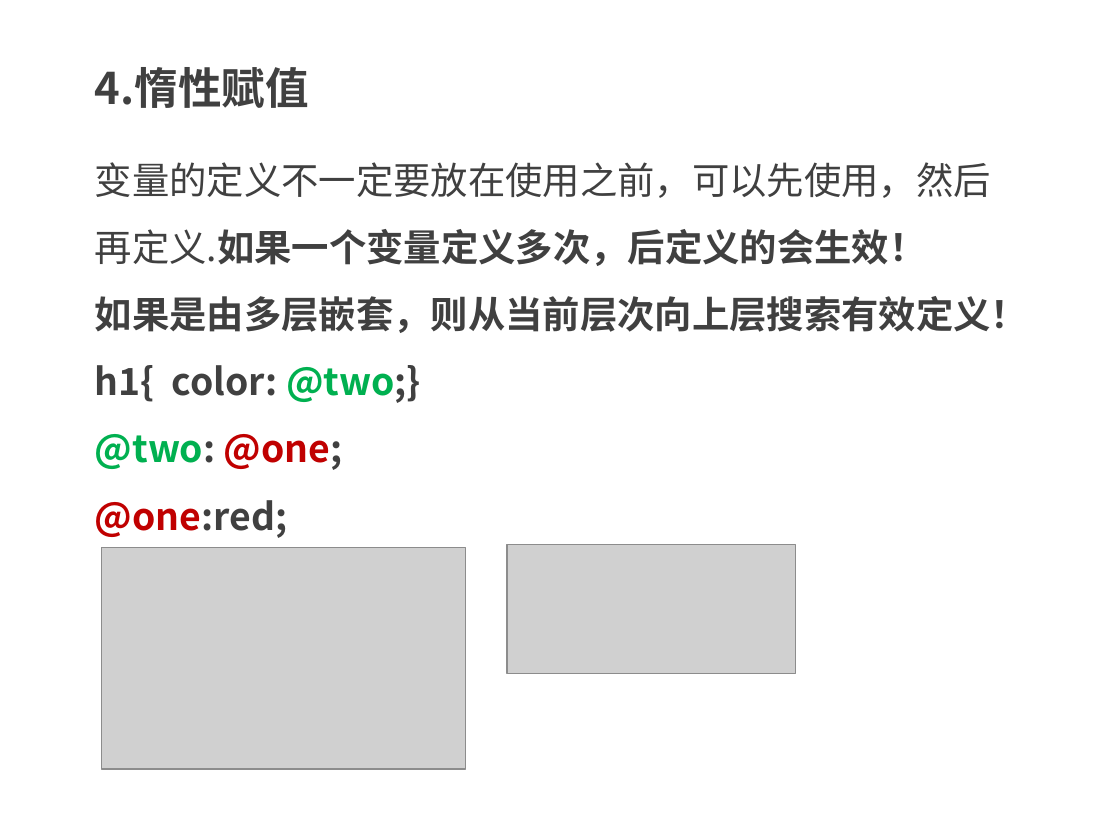
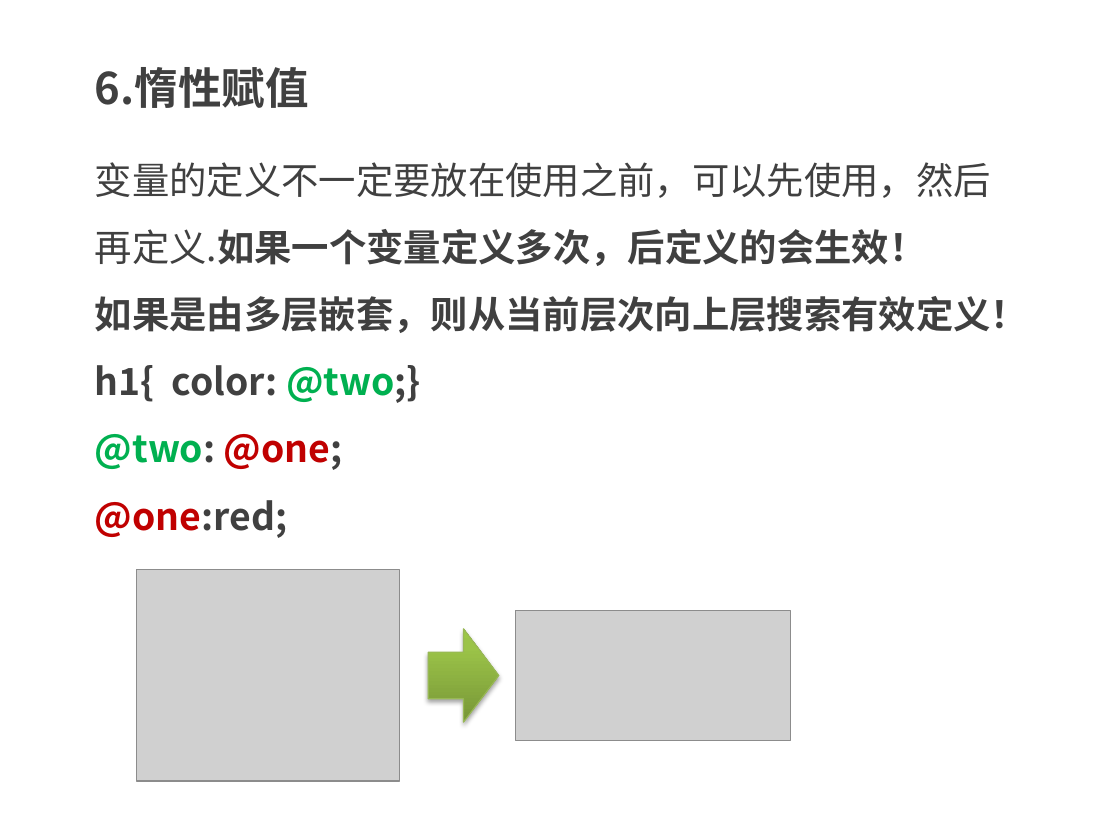
Before and after one commit to kong66/less-class, a slide deck: slide 8 of less-2-变量.pptx (slide 7 before the commit). Drawn at 1120x840 pixels with LibreOffice and Linux fonts; fonts in the diff are those of the drawing; grey boxes stand for pictures. Boxes give left, top, right and bottom in pixels: in the first picture for what was removed or moved away, otherwise in the second. Text is boxed around its words. In the diff, an @@ line names an element or a change of style, - is before the commit and + after.

```diff
--- a/less-2-变量.pptx
+++ b/less-2-变量.pptx
@@ text at box(95, 67, 309, 108): text changed @@
-4.惰性赋值
+6.惰性赋值
@@ picture removed at box(507, 544, 795, 674) @@
@@ picture: place and size @@
-picture at box(102, 548, 466, 769)
+picture at box(137, 570, 399, 782)
@@ right arrow added at box(428, 628, 498, 721), fill gradient #779737 to #9BC348 to #9DC746, outline #98B955 0.75 pt @@
@@ picture added at box(516, 610, 791, 741) @@
```
Also in this commit, not shown: 4 other slides changed, 3 slides added, 1 slide removed, 6 other files.
